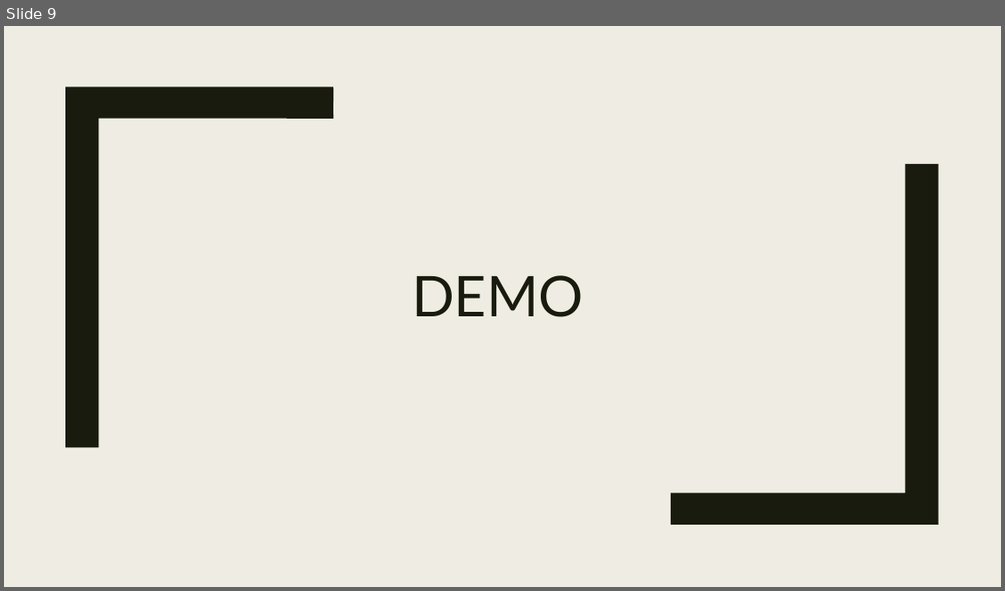
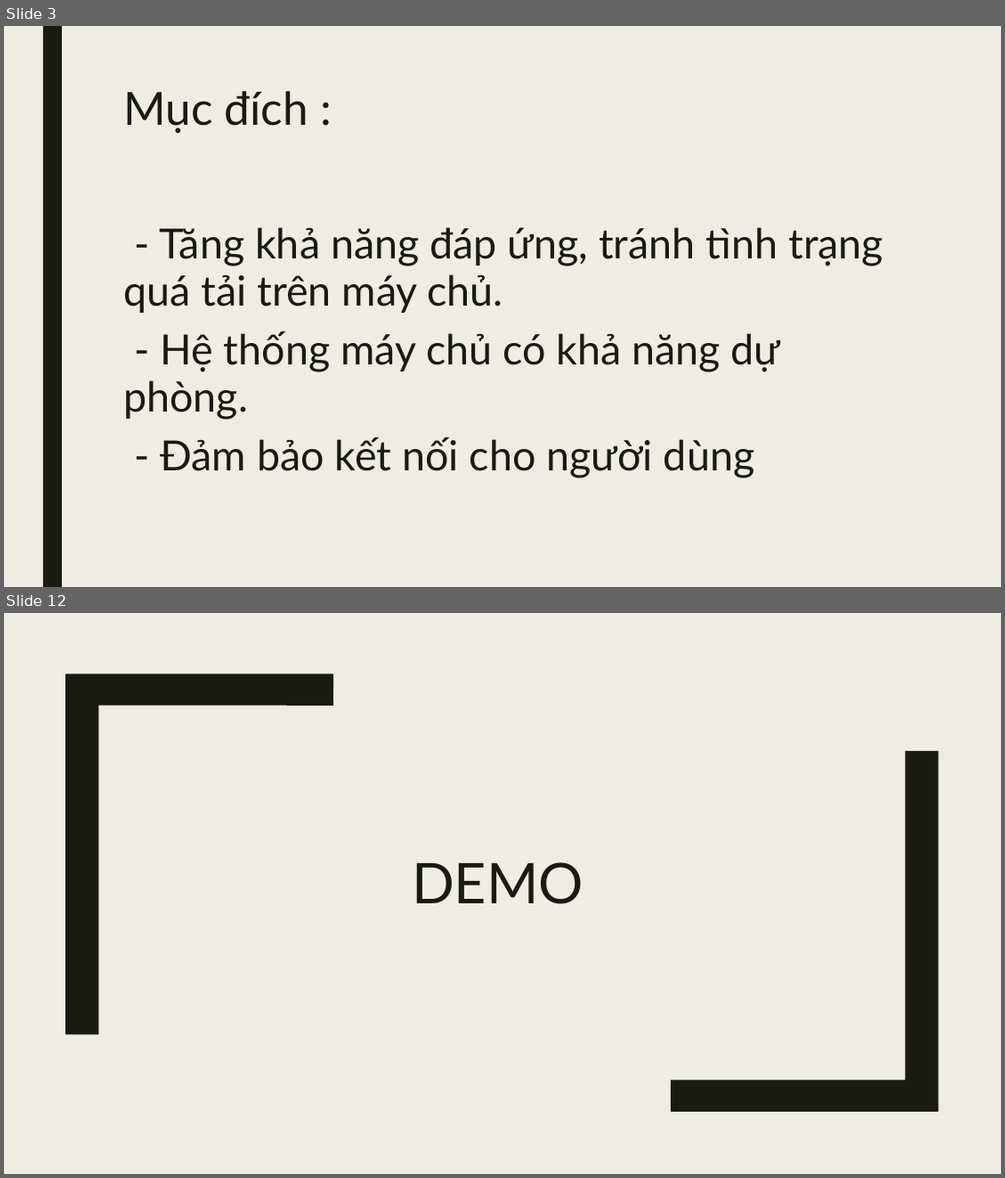
Before and after one commit to znqt/LTM_Proj, a slide deck: Load balancing.pptx. Shown one above the other, each under a label of ours: slide 9 before the commit, slides 3 and 12 after it; the slides between them are not shown. The pictures are 1005x591 and 1005x1178 pixels, drawn with LibreOffice and Linux fonts; fonts in the diff are those of the drawing. Boxes give left, top, right and bottom in pixels: in the first picture for what was removed or moved away, otherwise in the second. Text is boxed around its words. In the diff, an @@ line names an element or a change of style, - is before the commit and + after.

```diff
--- a/Load balancing.pptx
+++ b/Load balancing.pptx
@@ slide 3 added at [4,26,1001,587], background #EFEDE3 @@
@@ rectangle added at [43,26,62,587], fill #191B0E @@
@@ title added at [123,91,308,133], 44 pt, text #191B0E @@
+Mục đích :
@@ text added at [123,227,883,478], 40 pt, text #191B0E @@
+- Tăng khả năng đáp ứng, tránh tình trạng quá tải trên máy chủ.
+- Hệ thống máy chủ có khả năng dự phòng.
+- Đảm bảo kết nối cho người dùng
@@ what was slide 9 is now slide 12 @@
```
Also in this commit, not shown: 4 slides changed, 6 other slides added, 4 slides removed.
